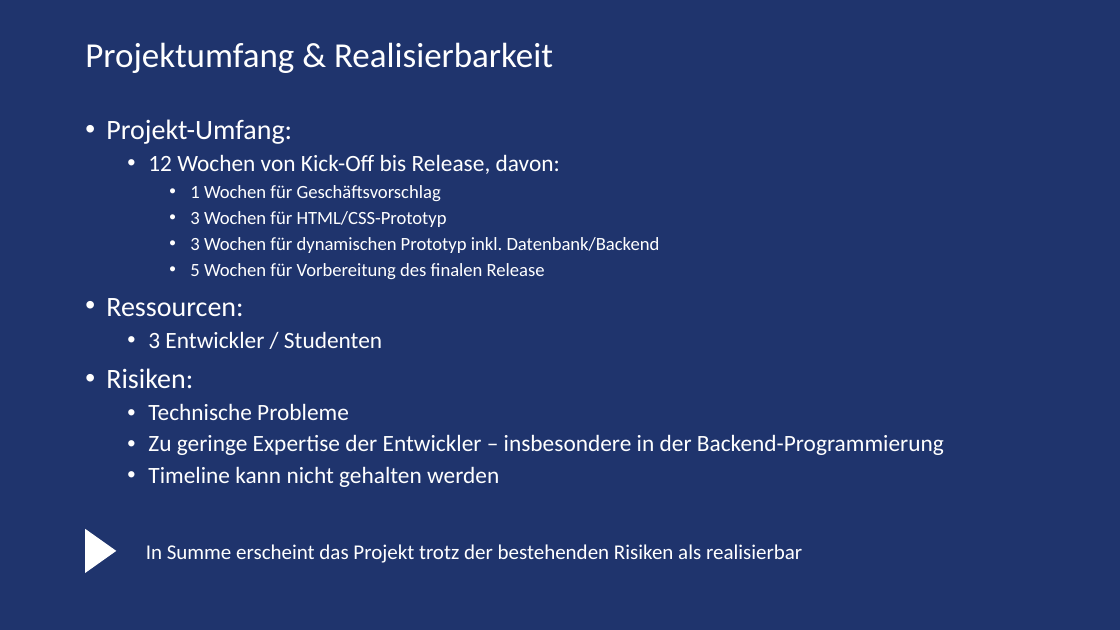
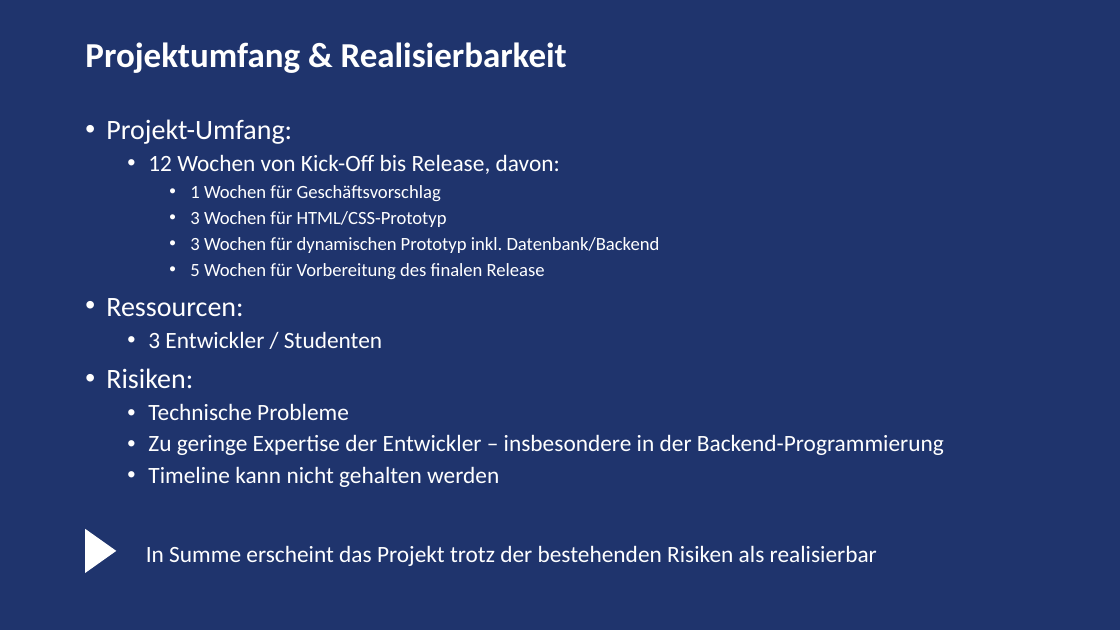
Before and after one commit to blakars/Booking-Website, a slide deck: slide 5 of Orga/Teil1_Geschaeftsvorschlag_223027.pptx (slide 4 before the commit). Drawn at 1120x630 pixels with LibreOffice and Linux fonts; fonts in the diff are those of the drawing. Boxes give left, top, right and bottom in pixels: in the first picture for what was removed or moved away, otherwise in the second. Text is boxed around its words. In the diff, an @@ line names an element or a change of style, - is before the commit and + after.

```diff
--- a/Orga/Teil1_Geschaeftsvorschlag_223027.pptx
+++ b/Orga/Teil1_Geschaeftsvorschlag_223027.pptx
@@ title "Projektumfang & Realisierbarkeit" at bbox=[85, 42, 567, 73]: bold on @@
@@ text "In Summe erscheint das Projekt ..." at bbox=[146, 545, 877, 566]: size 18 to 20 pt @@
```
Also in this commit, not shown: 9 other slides changed.
